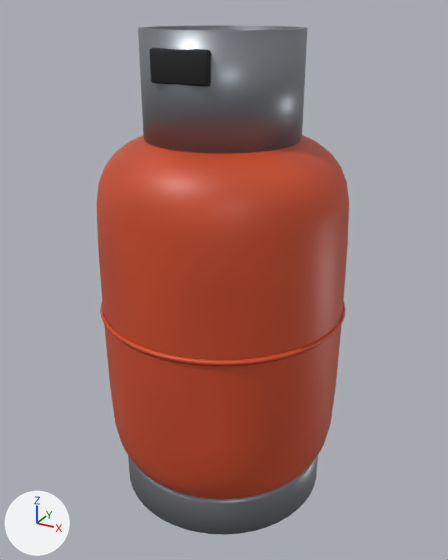
Renders of the glTF model assets/models/prop_garrafa.glb from each side of a commit.
One viewpoint serves both versions: a 50 mm lens placed at (0.362, -0.656, 0.631), pointed at (0.002, 0.0, 0.303). The lights are fixed; the arrows at lower left show +X, +Y and +Z. The older version comes first.

The first picture shows 'prop_garrafa'.
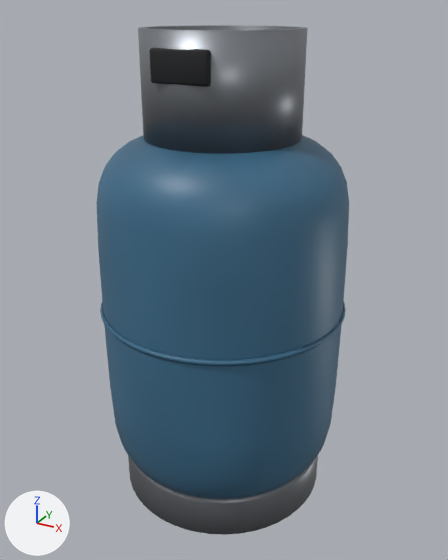
Location of each change, [x1, y1, x2, y2] in pixels of the pictures (448 x 560 px):
'prop_garrafa', surface changed: [96, 26, 349, 527] in both

Edits to the bpy script that builds the scene:
```text
Change mat_garrafa_pintura:
    where n2 = _N.new('ShaderNodeMix'); n2.name = 'Mix'
    n2.inputs[7].default_value: (0.644, 0.0762, 0.0232, 1.0) -> (0.0482, 0.159, 0.27, 1.0)  # 'B', orange #d24e2a -> 'B', blue #3e6f8e
```
